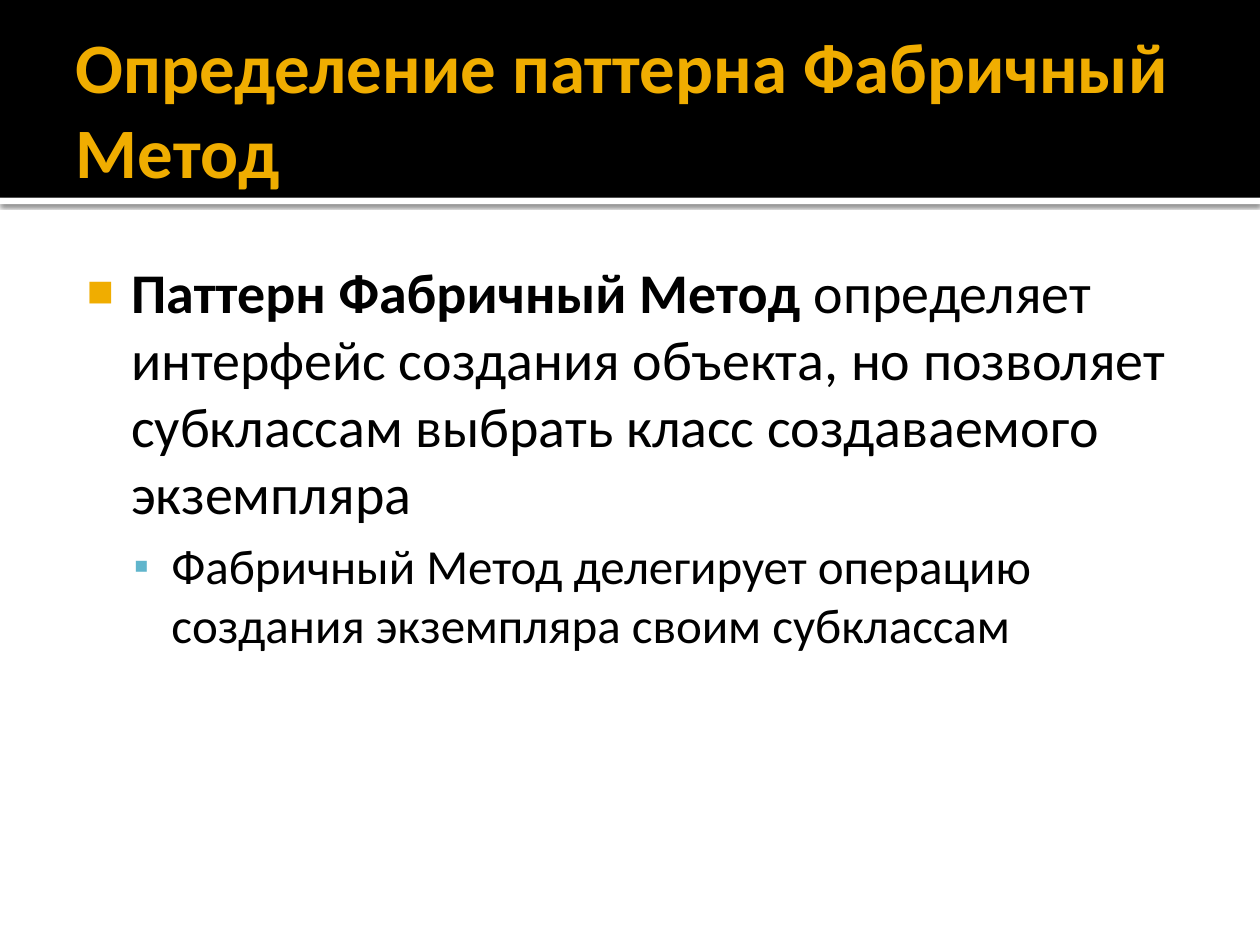
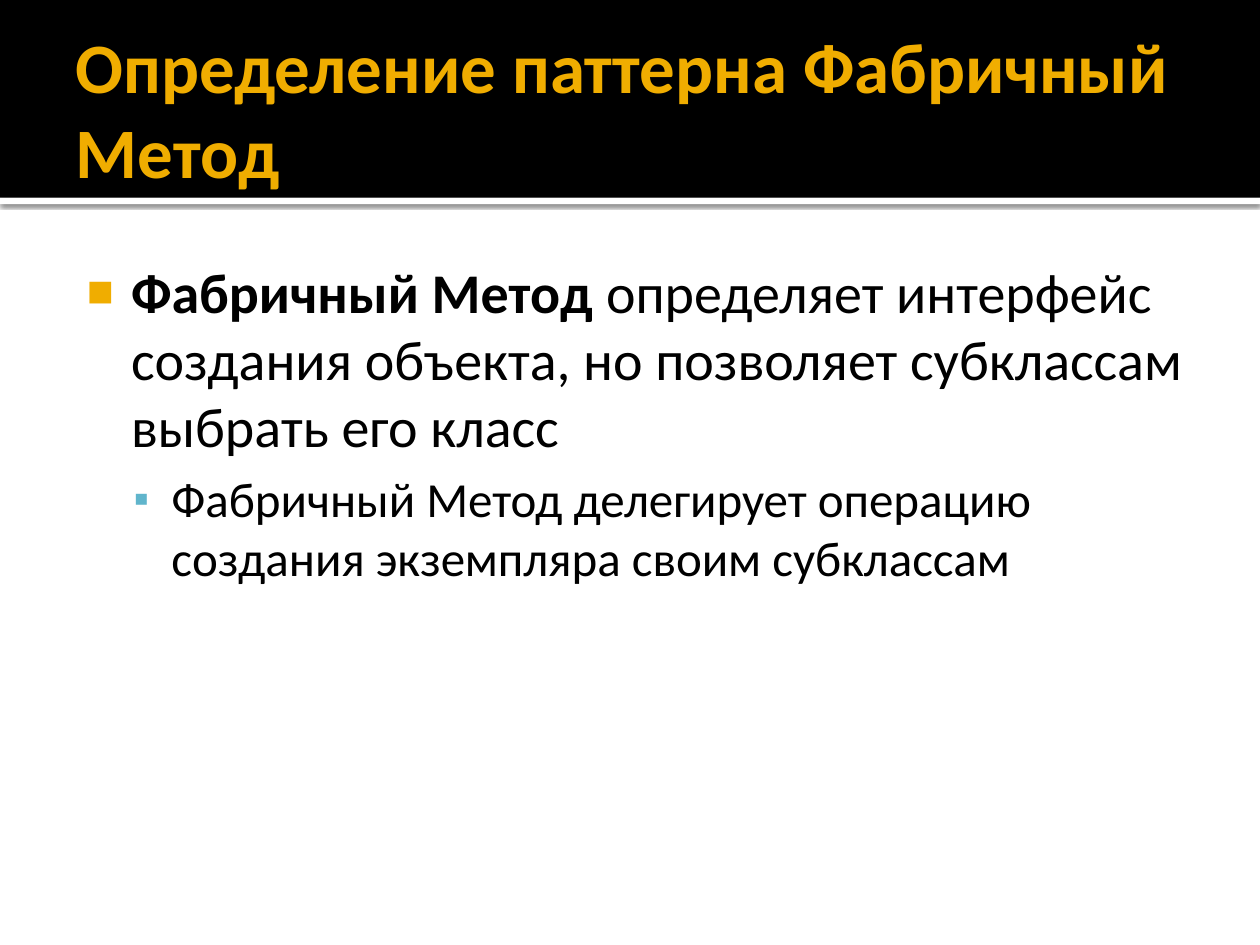
Before and after one commit to alexey-malov/ood, a slide deck: slide 26 of lectures/04.factory/factory.pptx. Drawn at 1260x945 pixels with LibreOffice and Linux fonts; fonts in the diff are those of the drawing. Boxes give left, top, right and bottom in pixels: in the first picture for what was removed or moved away, otherwise in the second. Text is boxed around its words. In the diff, an @@ line names an element or a change of style, - is before the commit and + after.

```diff
--- a/lectures/04.factory/factory.pptx
+++ b/lectures/04.factory/factory.pptx
@@ text at [131,274,1182,456]: text changed @@
-■ Паттерн Фабричный Метод определяет интерфейс создания объекта, но позволяет субклассам выбрать класс создаваемого экземпляра
+■ Фабричный Метод определяет интерфейс создания объекта, но позволяет субклассам выбрать его класс
```
Also in this commit, not shown: 3 other slides changed, 5 slides added, 2 other files.
